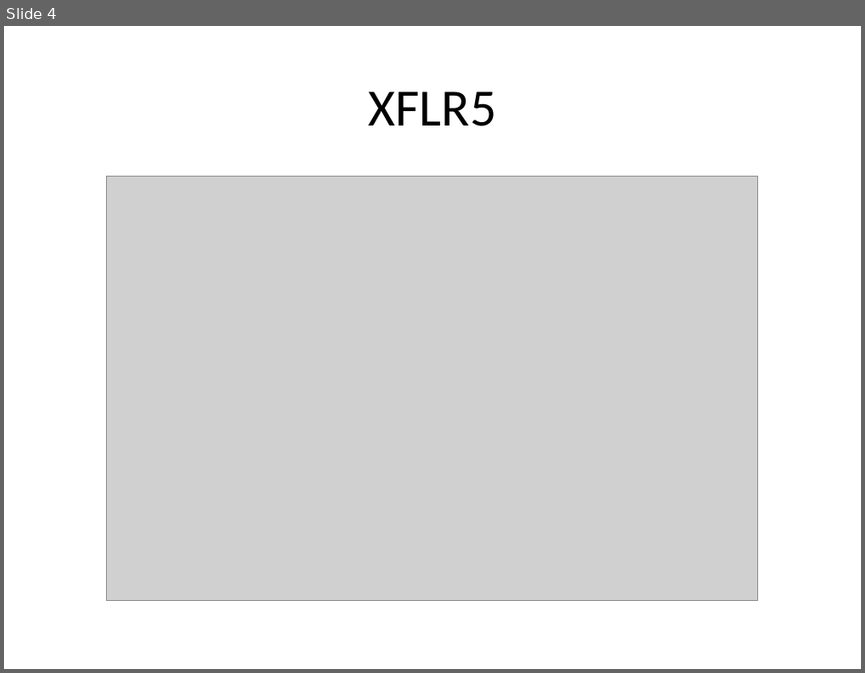
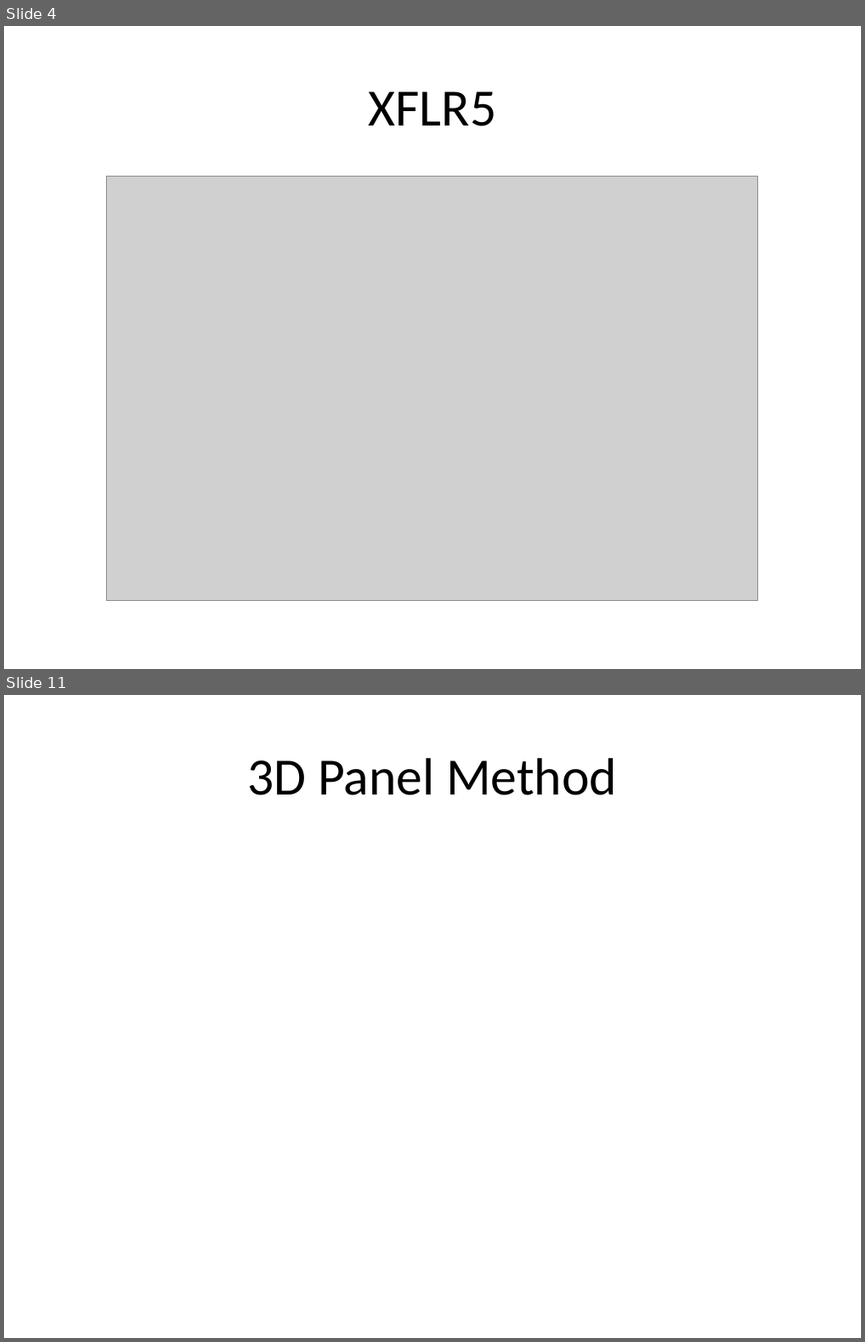
Before and after one commit to colinparker/Pterosaur, a slide deck: XFLR5 Methods and Their Application in.pptx. Shown one above the other, each under a label of ours: slide 4 before the commit, slides 4 and 11 after it; the slides between them are not shown. The pictures are 865x673 and 865x1342 pixels, drawn with LibreOffice and Linux fonts; fonts in the diff are those of the drawing; grey boxes stand for pictures. Boxes give left, top, right and bottom in pixels: in the first picture for what was removed or moved away, otherwise in the second. Text is boxed around its words. In the diff, an @@ line names an element or a change of style, - is before the commit and + after.

```diff
--- a/XFLR5 Methods and Their Application in.pptx
+++ b/XFLR5 Methods and Their Application in.pptx
@@ slide 11 added at [4, 695, 861, 1338], background #FFFFFF @@
@@ title added at [247, 758, 617, 795], 44 pt, text #000000 @@
+3D Panel Method
```
Also in this commit, not shown: 14 other slides added, 5 other files.
